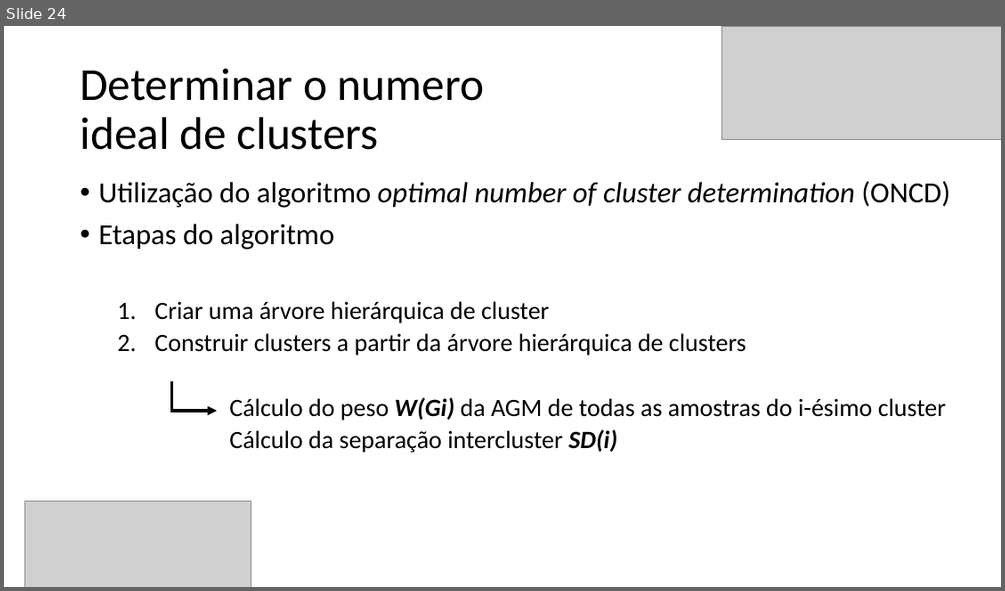
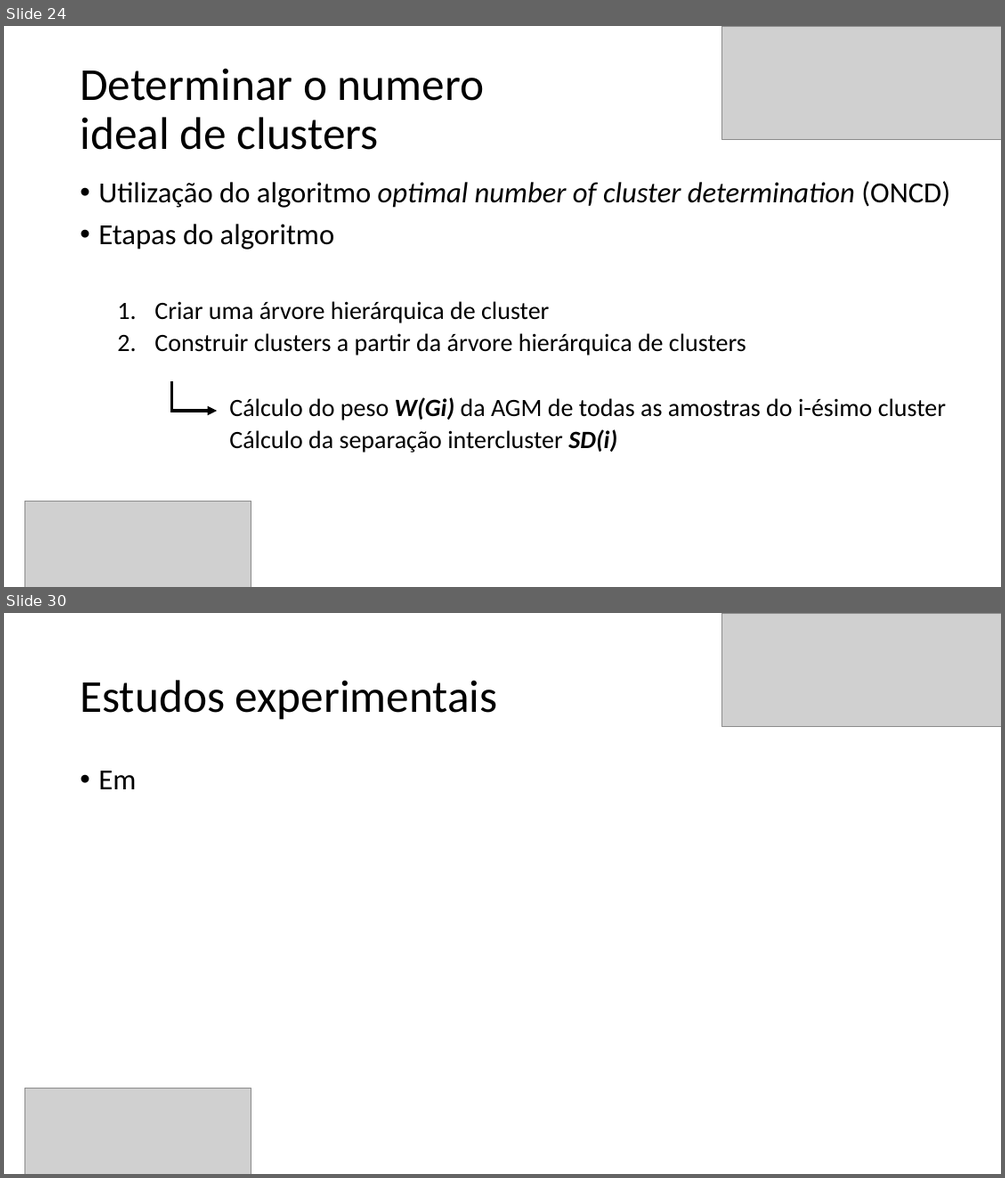
Before and after one commit to Marcio-Salmazo/PRT_Agrupamento, a slide deck: Seminario/optimal clusters - SLIDES.pptx. Shown one above the other, each under a label of ours: slide 24 before the commit, slides 24 and 30 after it; the slides between them are not shown. The pictures are 1005x591 and 1005x1178 pixels, drawn with LibreOffice and Linux fonts; fonts in the diff are those of the drawing; grey boxes stand for pictures. Boxes give left, top, right and bottom in pixels: in the first picture for what was removed or moved away, otherwise in the second. Text is boxed around its words. In the diff, an @@ line names an element or a change of style, - is before the commit and + after.

```diff
--- a/Seminario/optimal clusters - SLIDES.pptx
+++ b/Seminario/optimal clusters - SLIDES.pptx
@@ slide 30 added at [4,613,1001,1174], background #FFFFFF @@
@@ picture added at [722,613,1001,727] @@
@@ title added at [80,680,498,720], 44 pt, text #000000 @@
+Estudos experimentais
@@ text added at [98,771,136,789], 28 pt, text #000000 @@
+• Em
@@ picture added at [25,1088,251,1174] @@
```
Also in this commit, not shown: 5 other slides added.
